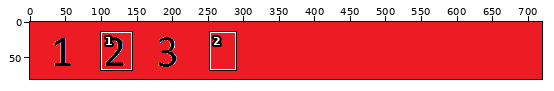
Sprite sheet, stored at art/small items.png. The first picture is a wide view before the edit; the outline marks the close-up.
Close-up. Before the edit:
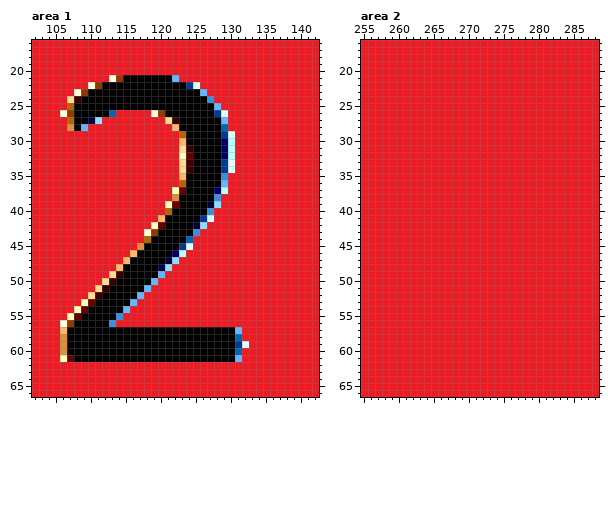
The file is 720x80 pixels. Shown: area 1: x 102..142, y 16..66; area 2: x 255..288, y 16..66. The commit also changed other parts of the picture, which this record leaves out.
Once edited:
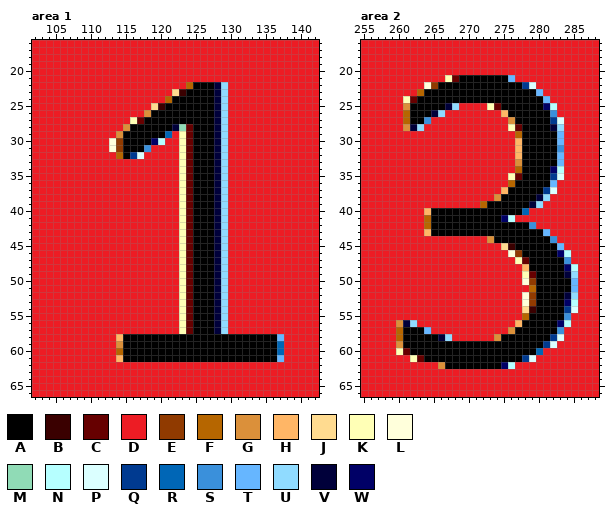
Palette (. is transparent): A #000000  B #3a0000  C #660000  D #ed1c24  E #903a00  F #b66600  G #db903a  H #ffb666  J #ffdb90  K #ffffb6  L #ffffdb  M #90dbb6  N #b6ffff  P #dbffff  Q #003a90  R #0066b6  S #3a90db  T #66b6ff  U #90dbff  V #00003a  W #000066
Diff:
Area 1:
y 21: x 113..122 LEAAAAAAAT -> DDDDDDDDDD
y 22: x 110..129 LEAAAAAAAAAAAAQPDDDD -> DDDDDDDDDDDDDDFAAAVU
y 23: x 108..123 LEAAAAAAAAAAAAAA -> DDDDDDDDDDDDDDJB; x 126..129 TDDD -> AAVU
y 24: x 107..121 JBAAAAAAAAAAAAA -> DDDDDDDDDDDDDDF; x 127..129 SDD -> AVU
y 25: x 107..120 FAAAAAAAAAAAAA -> DDDDDDDDDDDDJB; x 128..129 TD -> VU
y 26: x 106..113 LEAAAAAR -> DDDDDDDD; x 118..120 DLE -> GAA; x 128..129 QP -> VU
y 27: x 107..111 FAAVU -> DDDDD; x 116..122 DDDDDJB -> KCAAAAA; x 128..129 AT -> VU
y 28: x 107..109 GAT -> DDD; x 115..124 DDDDDDDHAA -> GAAAAAAVMC; x 128..129 AR -> VU
y 29: x 114..121 DDDDDDDD -> GAAAAAAR; x 123..124 FA -> KC; x 128..130 AQP -> VUD
y 30: x 113..120 DDDDDDDD -> LEAAAAWN; x 123..124 HA -> KC; x 128..130 AWN -> VUD
y 31: x 113..118 DDDDDD -> LEAAAS; x 123..124 JB -> KC; x 128..130 AWN -> VUD
y 32: x 114..117 DDDD -> FAQP; x 128..130 AWN -> VUD
y 33..34: x 123..124 JB -> KC; x 128..130 AQP -> VUD
y 35: x 123..124 HA -> KC; x 128..129 AS -> VU
y 36: x 123..124 FA -> KC; x 128..129 AT -> VU
y 37: x 122..124 KCA -> DKC; x 128..129 WN -> VU
y 38: x 122..124 GAA -> DKC; x 128..129 SD -> VU
y 39: x 121..124 KCAA -> DDKC; x 127..129 VUD -> AVU
y 40: x 121..124 FAAA -> DDKC; x 127..129 SDD -> AVU
y 41: x 120..124 HAAAA -> DDDKC; x 126..129 QPDD -> AAVU
y 42: x 119..129 KCAAAAVUDDD -> DDDDKCAAAVU
y 43: x 118..129 LEAAAAASDDDD -> DDDDDKCAAAVU
y 44: x 118..129 FAAAAARDDDDD -> DDDDDKCAAAVU
y 45: x 117..129 GAAAAAQPDDDDD -> DDDDDDKCAAAVU
y 46: x 116..129 HAAAAAWNDDDDDD -> DDDDDDDKCAAAVU
y 47: x 115..129 HAAAAAVUDDDDDDD -> DDDDDDDDKCAAAVU
y 48: x 114..121 HAAAAAVU -> DDDDDDDD; x 123..129 DDDDDDD -> KCAAAVU
y 49: x 113..120 JBAAAAAT -> DDDDDDDD; x 123..129 DDDDDDD -> KCAAAVU
y 50: x 112..119 JBAAAAAT -> DDDDDDDD; x 123..129 DDDDDDD -> KCAAAVU
y 51: x 111..118 JBAAAAAT -> DDDDDDDD; x 123..129 DDDDDDD -> KCAAAVU
y 52: x 110..117 JBAAAAAT -> DDDDDDDD; x 123..129 DDDDDDD -> KCAAAVU
y 53: x 109..116 KCAAAAAT -> DDDDDDDD; x 123..129 DDDDDDD -> KCAAAVU
y 54: x 108..115 KCAAAAAT -> DDDDDDDD; x 123..129 DDDDDDD -> KCAAAVU
y 55: x 107..114 KCAAAAAS -> DDDDDDDD; x 123..129 DDDDDDD -> KCAAAVU
y 56: x 106..113 LEAAAAAS -> DDDDDDDD; x 123..129 DDDDDDD -> KCAAAVU
y 57: x 106..124 HAAAAAAAAAAAAAAAAAA -> DDDDDDDDDDDDDDDDDKC; x 128..131 AAAT -> VUDD
y 58: x 106..114 GAAAAAAAA -> DDDDDDDDH; x 131..137 RDDDDDD -> AAAAAAT
y 59: x 106..114 GAAAAAAAA -> DDDDDDDDG; x 131..137 QPDDDDD -> AAAAAAR
y 60: x 106..114 GAAAAAAAA -> DDDDDDDDF; x 131..137 RDDDDDD -> AAAAAAR
y 61: x 106..114 KCAAAAAAA -> DDDDDDDDH; x 131..137 TDDDDDD -> AAAAAAT
Area 2:
y 21: x 267..276 DDDDDDDDDD -> KCAAAAAAAT
y 22: x 264..279 DDDDDDDDDDDDDDDD -> LEAAAAAAAAAAAAQP
y 23: x 263..280 DDDDDDDDDDDDDDDDDD -> FAAAAAAAAAAAAAAAAT
y 24: x 261..281 DDDDDDDDDDDDDDDDDDDDD -> KCAAAAAAAAAAAAAAAAAAT
y 25: x 261..268 DDDDDDDD -> GAAAAAVU; x 273..282 DDDDDDDDDD -> KCAAAAAAWN
y 26: x 261..266 DDDDDD -> FAAAVU; x 275..282 DDDDDDDD -> HAAAAAAS
y 27: x 261..264 DDDD -> FAAS; x 276..283 DDDDDDDD -> GAAAAAQP
y 28: x 261..263 DDD -> GVU; x 276..283 DDDDDDDD -> KCAAAAVU
y 29: x 277..283 DDDDDDD -> FAAAAAT
y 30: x 277..283 DDDDDDD -> HAAAAAT
y 31: x 277..283 DDDDDDD -> HAAAAAS
y 32: x 277..283 DDDDDDD -> HAAAAAT
y 33: x 277..283 DDDDDDD -> GAAAAAT
y 34: x 277..283 DDDDDDD -> FAAAAWN
y 35: x 276..283 DDDDDDDD -> KCAAAAQP
y 36: x 276..282 DDDDDDD -> FAAAAAT
y 37: x 275..282 DDDDDDDD -> HAAAAAQP
y 38: x 274..281 DDDDDDDD -> GAAAAAVU
y 39: x 272..280 DDDDDDDDD -> FAAAAAAVU
y 40: x 264..278 DDDDDDDDDDDDDDD -> HAAAAAAAAAAAAAR
y 41: x 264..276 DDDDDDDDDDDDD -> FAAAAAAAAAAWN
y 42: x 264..279 DDDDDDDDDDDDDDDD -> FAAAAAAAAAAAAAAS
y 43: x 264..281 DDDDDDDDDDDDDDDDDD -> HAAAAAAAAAAAAAAAAT
y 44: x 273..282 DDDDDDDDDD -> GAAAAAAAAS
y 45: x 275..283 DDDDDDDDD -> JBAAAAAAT
y 46: x 276..284 DDDDDDDDD -> LEAAAAAWN
y 47: x 277..284 DDDDDDDD -> KCAAAAAS
y 48: x 278..285 DDDDDDDD -> HAAAAAWN
y 49: x 278..285 DDDDDDDD -> KCAAAAVU
y 50: x 278..285 DDDDDDDD -> LEAAAAAT
y 51: x 279..285 DDDDDDD -> FAAAAAT
y 52: x 278..285 DDDDDDDD -> LEAAAAVU
y 53: x 278..285 DDDDDDDD -> LEAAAAWN
y 54: x 278..285 DDDDDDDD -> JBAAAAQP
y 55: x 278..284 DDDDDDD -> FAAAAAS
y 56: x 260..262 DDD -> GVU; x 277..284 DDDDDDDD -> HAAAAAWN
y 57: x 260..264 DDDDD -> FAAAT; x 276..283 DDDDDDDD -> GAAAAAAS
y 58: x 260..267 DDDDDDDD -> FAAAAAVU; x 274..283 DDDDDDDDDD -> GAAAAAAAQP
y 59: x 260..282 DDDDDDDDDDDDDDDDDDDDDDD -> GAAAAAAAAAAAAAAAAAAAAQP
y 60: x 260..280 DDDDDDDDDDDDDDDDDDDDD -> KCAAAAAAAAAAAAAAAAAAR
y 61: x 262..279 DDDDDDDDDDDDDDDDDD -> KCAAAAAAAAAAAAAAQP
y 62: x 266..276 DDDDDDDDDDD -> GAAAAAAAAWN
Boxes around the changes in both close-ups, in picture pixels (x1, y1, x2, y2):
changed: (60, 75, 284, 362)
changed: (396, 75, 578, 369)
